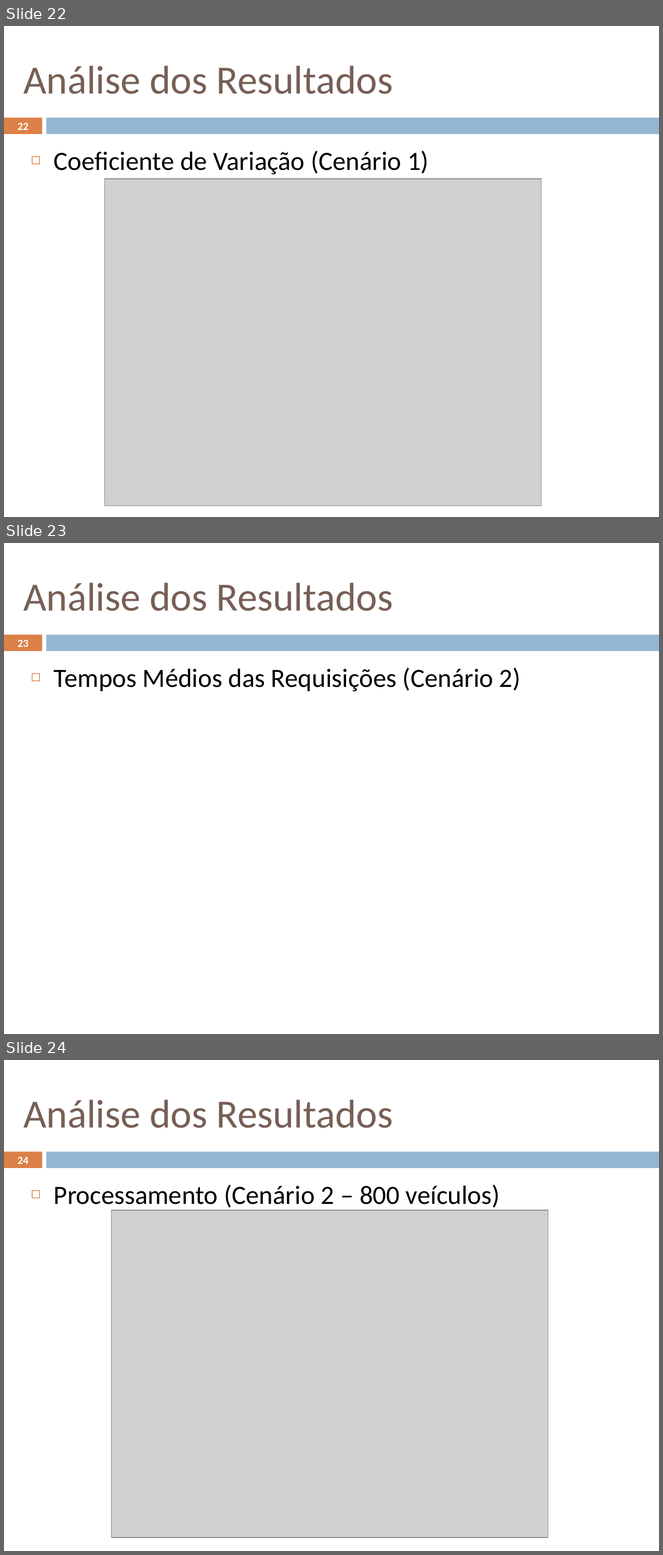
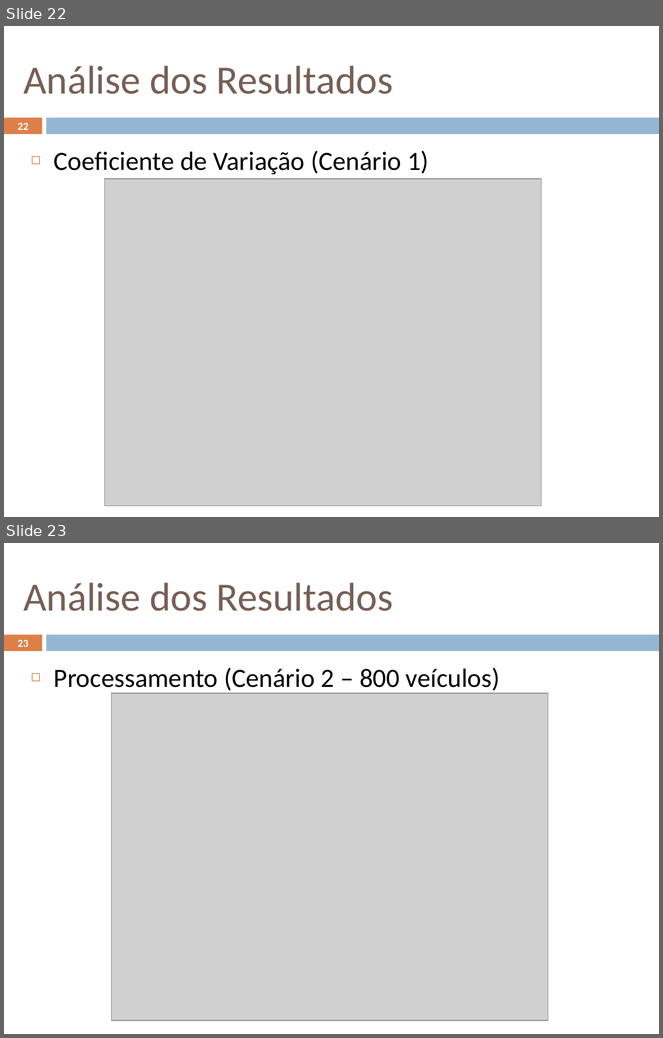
Before and after one commit to geoleite/Mestrado, a slide deck: Apresentacao/ApresentaçãoV1.pptx. Shown one above the other, each under a label of ours: slides 22, 23 and 24 before the commit, slides 22 and 23 after it. The pictures are 663x1555 and 663x1038 pixels, drawn with LibreOffice and Linux fonts; fonts in the diff are those of the drawing; grey boxes stand for pictures. Boxes give left, top, right and bottom in pixels: in the first picture for what was removed or moved away, otherwise in the second. Text is boxed around its words. In the diff, an @@ line names an element or a change of style, - is before the commit and + after.

```diff
--- a/Apresentacao/ApresentaçãoV1.pptx
+++ b/Apresentacao/ApresentaçãoV1.pptx
@@ slide 23 removed at (4, 543, 659, 1034), background #FFFFFF; not listed: 2 template elements that a slide beside it also shows @@
@@ title removed at (23, 583, 393, 611) @@
-Análise dos Resultados
@@ page number removed at (18, 640, 28, 647) @@
-23
@@ text removed at (54, 668, 521, 692) @@
-◻ Tempos Médios das Requisições (Cenário 2)
@@ what was slide 24 is now slide 23 @@
@@ page number at (18, 640, 28, 647): text changed @@
-24
+23
```
Also in this commit, not shown: 5 slides changed, 1 slide added, 9 other files.
